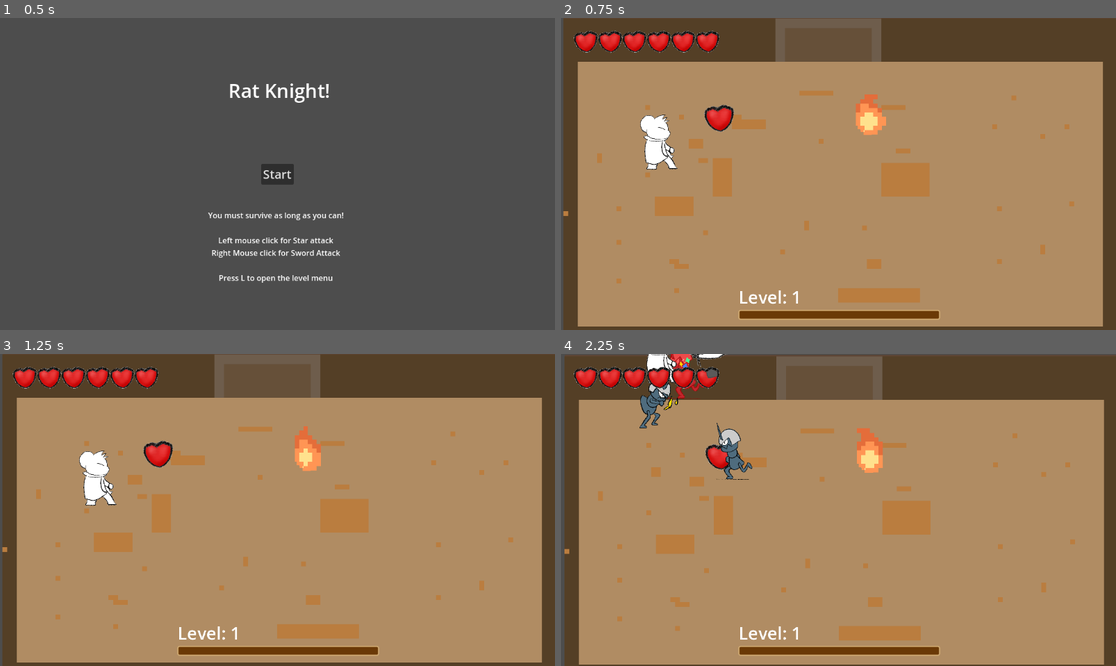
Above: before the commit, frames 1-4 (two rows, left to right).
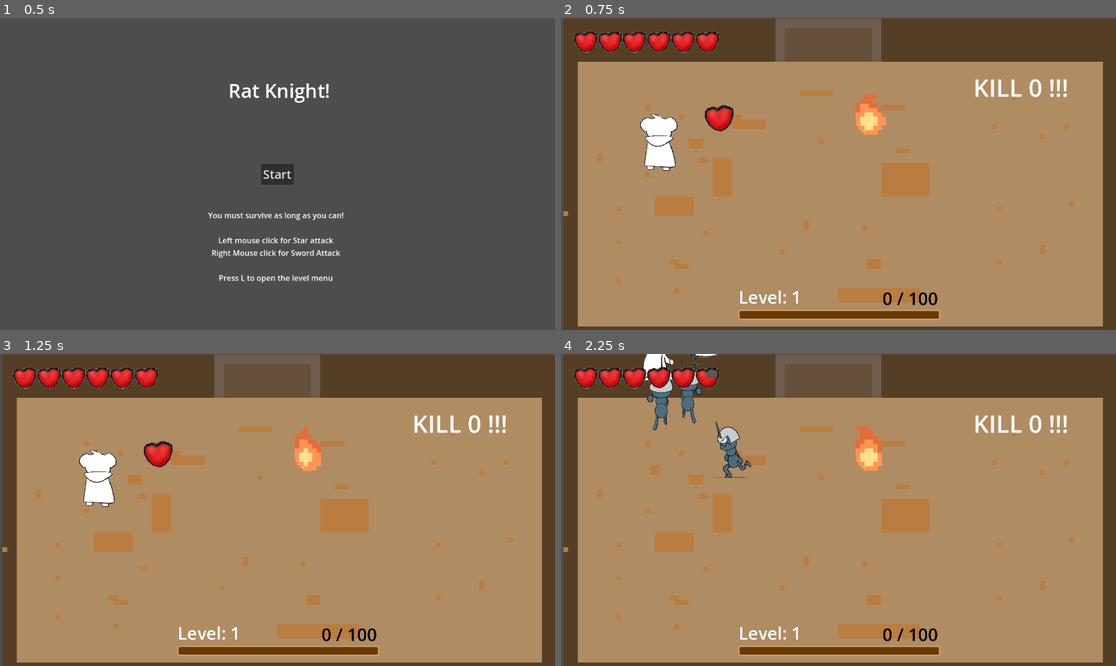
Above: after the commit, the same moments.

Repository: bcorrigall/ratknight
Game: Godot game, scene res://main_menu.tscn
The game is run twice, just before and just after one commit, with the same random seed, the same clock (stepped at 60 frames per second) and the same inputs. The engine's default icon, where the game draws it, is replaced by a stand-in: a white triangle on a blue panel in a dark square.
Inputs (mouse positions are in pixels of both pictures, inside the frame that each line leads up to):
- Up to frame 1 (0.5 s): no input
- Up to frame 2 (0.75 s): click "Start" at 0.5 s
- Up to frame 3 (1.25 s): no input
- Up to frame 4 (2.25 s): move the mouse to (810, 572) at 1.27 s; hold Shift (dash) 1.28-2.03 s; hold Up (move_up) from 1.28 s (still down); move the mouse to (1005, 556) at 2.02 s; tap J (attack_light) at 2.1 s

Frame 1 is identical in both runs. In frame 2, 1.0% of the frame differs, in the area x 14-92%, y 19-93%; in frame 3, 1.0%; in frame 4, 5.5%, in the area x 0-100%, y 0-100%.

Commit message:
better dash

Diff:
--- a/Camera2D.gd
+++ b/Camera2D.gd
@@ -33,3 +33,15 @@
 	shakebool=true
 func shake_false():
 	shakebool=false
+
+#https://github.com/SakuyaCN/Godot-4-test
+#https://www.bilibili.com/video/BV1bi4y1p7FX/?spm_id_from=333.337.search-card.all.click&vd_source=663b0bf9ef9f2035b234d6416a2679ca
+func _hit(_scale,_offset):
+	var tween = create_tween()
+	tween.tween_property(self,"offset",Vector2.ZERO,0.12).from(_offset)
+	tween.parallel().tween_property(self,"zoom",Vector2(1.00,1.00),0.12).from(_scale)
+
+func frameFreeze(time_scale, duration):
+	Engine.time_scale = time_scale
+	await get_tree().create_timer(duration * time_scale).timeout
+	Engine.time_scale = 1
--- a/enemy.gd
+++ b/enemy.gd
@@ -29,6 +29,7 @@
 var deltax=0# for the shake
 var isDead=false
 var dropitem=false
+
 
 
 
@@ -99,6 +100,7 @@
 
 			mob.position = global_position
 			player.earn_experience(experience)
+			player.earn_kill()
 			dropitem=true
 
 	movineAnimation.visible=false
@@ -113,10 +115,11 @@
 
 
 
+
 func _on_hurt_box_area_entered(area):
 	if isDead:pass
 	if(area.name.match("Sword") and area.get_parent().visible or area.name.match("AttackArea")):
-		get_damage()
+		get_damage(area)
 	elif(area.name.match("theRatArea2D")):
 		$AttackTimer.start(0.2)
 		$AnimatedSprite2D.animation = "attack_side"
@@ -125,12 +128,22 @@
 	else:
 		return
 
-func get_damage():
+func shakey(area):
+	if area is String:
+		shake._hit(Vector2(0.950,0.950),Vector2(7,-9))
+		shake.frameFreeze(0.1,0.09)#camera freeze
+	elif(area.name.match("Sword")):
+		shake._hit(Vector2(0.950,0.950),Vector2(7,-9))
+		shake.frameFreeze(0.1,0.09)#camera freeze
+	else:
+		shake.shake_change()
+		shake._process(deltax)
+		shake.shake_false()
+
+func get_damage(area):
 	if isDead:pass
 	effects.play("gethurt")
-	shake.shake_change()
-	shake._process(deltax)
-	shake.shake_false()
+	shakey(area)
 	$Timer.start(0.4)
 	HPbar.visible=true
 	HPbar.update()
--- a/hud.gd
+++ b/hud.gd
@@ -14,6 +14,8 @@
 func _ready():
 	skilltree.close()
 	update_level()
+	update_kill()
+	update_exp()
 	pass # Replace with function body.
 
 
@@ -31,6 +33,7 @@
 func update_exp():
 	$ExperienceBar.update()
 	$exp.text=str(player.experience)+str(" / ")+str(player.experience_to_next)
+
 
 
 func _on_the_rat_exp():
@@ -51,3 +54,11 @@
 func _on_the_rat_endpow():
 	pow_animation.play("RESET")
 	pass # Replace with function body.
+
+
+func update_kill():
+	$killcomble/kill.text = 'KILL %s !!!' %player.killcomble
+
+func _on_the_rat_kill():
+	update_kill()
+	pass # Replace with function body.
--- a/main.gd
+++ b/main.gd
@@ -2,7 +2,7 @@
 @onready var hud = $HUD
 var heart_container
 var skill_buttons
-
+var kill_number=0
 func _ready():
 	heart_container = hud.get_node("HeartContainer")
 	heart_container.setMaxHeart($theRat.maxHealth)
@@ -18,6 +18,7 @@
 	heart_container.updateHearts($theRat.health)
 
 
+
 func _on_skill_tree_closed(): #
 	get_tree().paused = false
 	pass # Replace with function body.
--- a/main.tscn
+++ b/main.tscn
@@ -198,6 +198,28 @@
 "": SubResource("AnimationLibrary_hs72j")
 }
 
+[node name="killcomble" type="Panel" parent="HUD"]
+self_modulate = Color(1, 1, 1, 0)
+anchors_preset = -1
+anchor_left = 1.0
+anchor_right = 1.966
+anchor_bottom = 0.152
+offset_left = 560.0
+offset_top = 220.0
+offset_right = -242.832
+offset_bottom = 281.504
+grow_horizontal = 0
+size_flags_horizontal = 8
+
+[node name="kill" type="Label" parent="HUD/killcomble"]
+layout_mode = 0
+offset_right = 40.0
+offset_bottom = 23.0
+theme_override_font_sizes/font_size = 100
+text = "Kill 1 !!!"
+
+[node name="KillTimer" type="Timer" parent="HUD"]
+
 [node name="Item" parent="." instance=ExtResource("6_ebi3h")]
 position = Vector2(319, 204)
 
@@ -211,9 +233,11 @@
 [connection signal="endpow" from="theRat" to="HUD" method="_on_the_rat_endpow"]
 [connection signal="exp" from="theRat" to="HUD" method="_on_the_rat_exp"]
 [connection signal="exp" from="theRat" to="HUD/ExperienceBar" method="_on_the_rat_exp"]
+[connection signal="kill" from="theRat" to="HUD" method="_on_the_rat_kill"]
 [connection signal="levelup" from="theRat" to="HUD" method="_on_the_rat_levelup"]
 [connection signal="playpow" from="theRat" to="HUD" method="_on_the_rat_playpow"]
 [connection signal="closed" from="HUD/SkillTree" to="." method="_on_skill_tree_closed"]
 [connection signal="opened" from="HUD/SkillTree" to="." method="_on_skill_tree_opened"]
 
 [editable path="HUD"]
+[editable path="enemySpawner"]
--- a/playerMovement.gd
+++ b/playerMovement.gd
@@ -44,11 +44,13 @@
 var skill_points = 0
 var experience = 0
 var experience_to_next = 100
+var killcomble=0
 signal exp
 var skill_buttons
 
 signal playpow
 signal endpow
+signal kill
 var damage_bonus = 0
 var limited_damage_bonus=0
 var defence_bonus = 0
@@ -100,6 +102,7 @@
 	$AttackTimeout.start(attack_cooldown)
 
 func dash():
+	$theRatArea2D/dashArea.disabled=false
 	if (!in_dash and !dash_timed_out and !knocked_back):
 		in_dash = true
 		$Dash.start(dash_time)
@@ -275,12 +278,16 @@
 		print('hit')
 
 func _on_area_2d_body_entered(body):
-	#print(body)
+	print(body)
 
 
 	if (body.get_name().begins_with("Enemy") and in_dash and dash_attack):
-		body.get_damage()
-		body.health -= 20
+		body.get_damage("dash")
+		body.health -= 20+damage_bonus
+	elif(body.get_name().begins_with("@CharacterBody2D") and in_dash and dash_attack):
+		body.get_damage("dash")
+		body.health -= 20+damage_bonus
+
 
 	elif (body.get_name().begins_with("Trap") and !in_dash):
 		damage_rat(body.damage)
@@ -299,7 +306,9 @@
 	exp.emit()
 	if (experience >= experience_to_next):
 		level_up()
-
+func earn_kill():
+	killcomble+=1
+	kill.emit()
 
 func level_up():
 
@@ -346,6 +355,7 @@
 	in_dash = false
 	$playerSprites.position.x = 0
 	real_speed = speed
+	$theRatArea2D/dashArea.disabled=true
 
 func _on_invinciblilty_timeout():
 	invincible = false
--- a/the_rat.tscn
+++ b/the_rat.tscn
@@ -86,6 +86,9 @@
 radius = 133.333
 height = 600.0
 
+[sub_resource type="CircleShape2D" id="CircleShape2D_v3sbl"]
+radius = 573.488
+
 [sub_resource type="SpriteFrames" id="SpriteFrames_63iob"]
 animations = [{
 "frames": [{
@@ -661,10 +664,14 @@
 [node name="CollisionShape2D" type="CollisionShape2D" parent="theRatArea2D"]
 shape = SubResource("CapsuleShape2D_vciue")
 
+[node name="dashArea" type="CollisionShape2D" parent="theRatArea2D"]
+shape = SubResource("CircleShape2D_v3sbl")
+disabled = true
+
 [node name="playerSprites" type="AnimatedSprite2D" parent="."]
 scale = Vector2(0.15, 0.15)
 sprite_frames = SubResource("SpriteFrames_63iob")
-animation = &"knocked_back"
+animation = &"dash_back"
 
 [node name="playerMovement" type="CharacterBody2D" parent="."]
 
Not shown: 1 places in the_rat.tscn that only renumber resources
